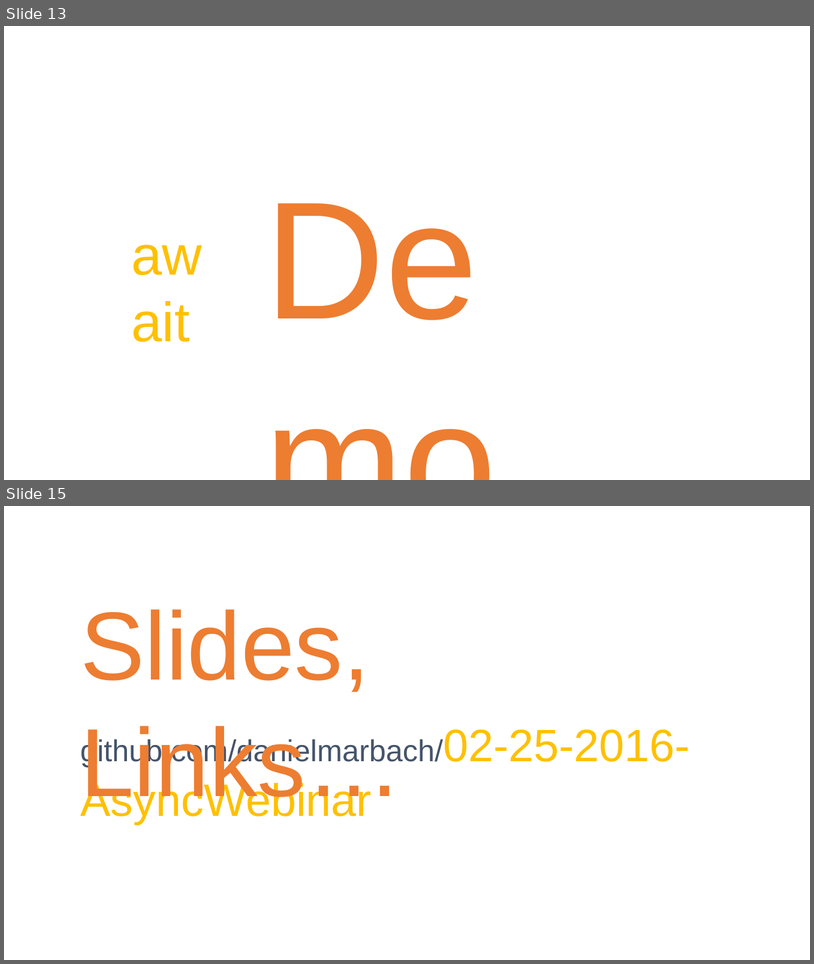
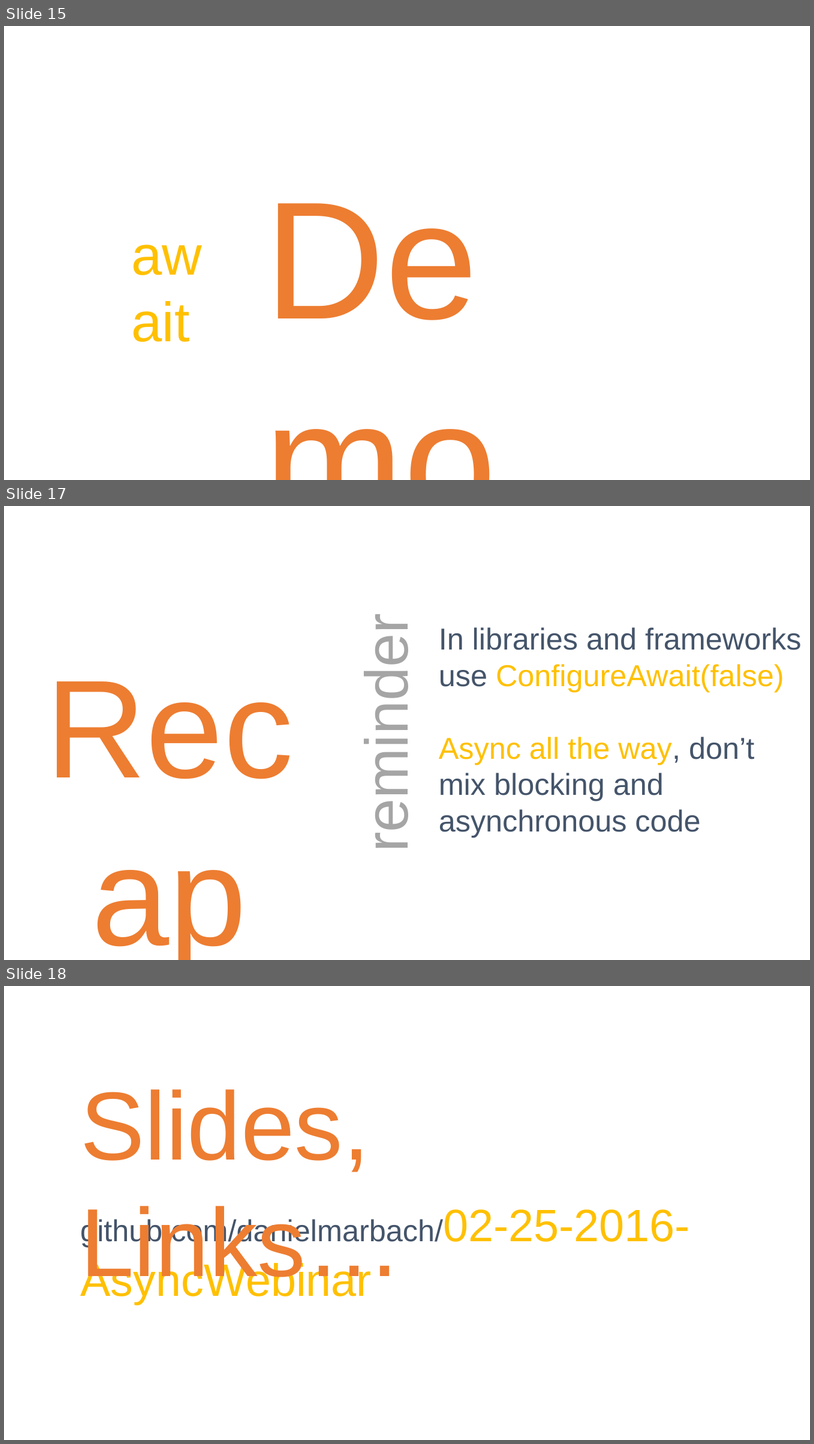
Before and after one commit to danielmarbach/02-25-2016-AsyncWebinar, a slide deck: webinar.pptx. Shown one above the other, each under a label of ours: slides 13 and 15 before the commit, slides 15, 17 and 18 after it; the slides between them are not shown. The pictures are 814x964 and 814x1444 pixels, drawn with LibreOffice and Linux fonts; fonts in the diff are those of the drawing. Boxes give left, top, right and bottom in pixels: in the first picture for what was removed or moved away, otherwise in the second. Text is boxed around its words. In the diff, an @@ line names an element or a change of style, - is before the commit and + after.

```diff
--- a/webinar.pptx
+++ b/webinar.pptx
@@ slide 17 added at (4, 506, 810, 960), background #FFFFFF @@
@@ text added at (439, 627, 801, 837), 36 pt, text #44546A @@
+In libraries and frameworks use ConfigureAwait(false)
+Async all the way, don’t mix blocking and asynchronous code
@@ text added at (4, 636, 335, 810), 166 pt, text #ED7D31 @@
+Recap
@@ text added at (354, 637, 421, 844), 72 pt, text #A5A5A5 @@
+reminder
@@ what was slide 13 is now slide 15 @@
@@ what was slide 15 is now slide 18 @@
```
Also in this commit, not shown: 6 other slides added, 2 slides removed.
